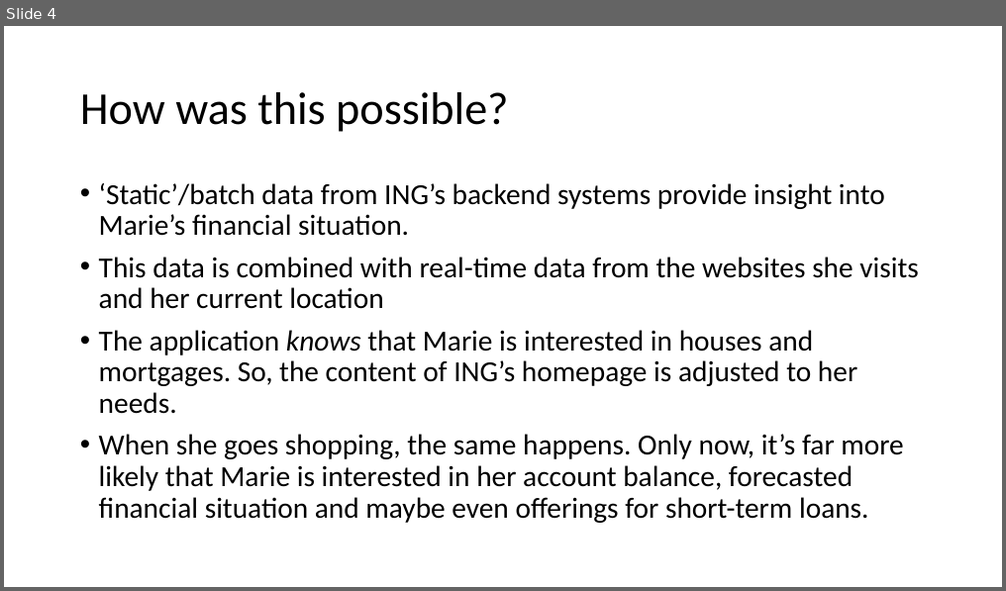
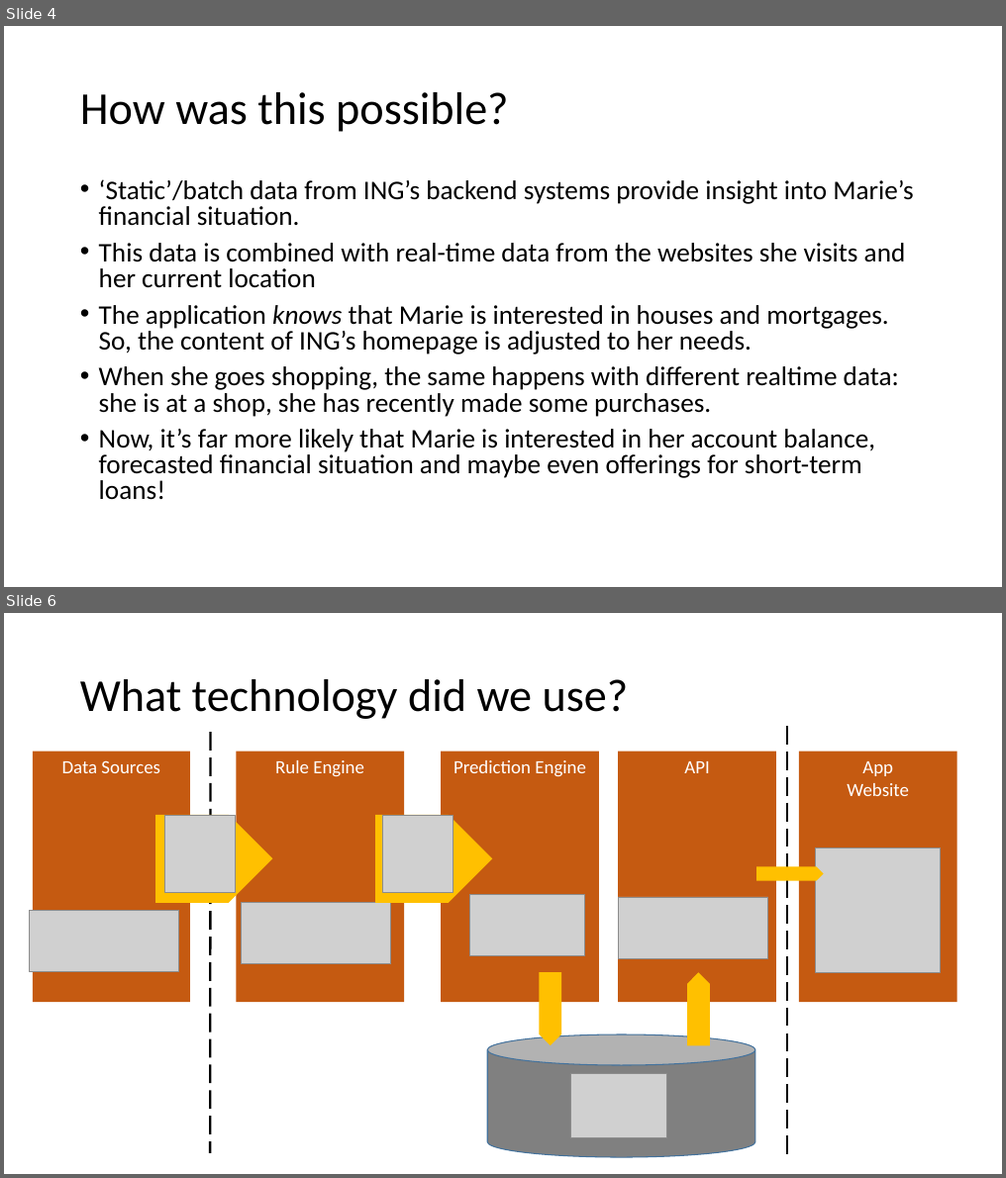
Before and after one commit to geerdink/fast-data, a slide deck: presentation/SparkING.pptx. Shown one above the other, each under a label of ours: slide 4 before the commit, slides 4 and 6 after it; the slides between them are not shown. The pictures are 1006x591 and 1006x1178 pixels, drawn with LibreOffice and Linux fonts; fonts in the diff are those of the drawing; grey boxes stand for pictures. Boxes give left, top, right and bottom in pixels: in the first picture for what was removed or moved away, otherwise in the second. Text is boxed around its words. In the diff, an @@ line names an element or a change of style, - is before the commit and + after.

```diff
--- a/presentation/SparkING.pptx
+++ b/presentation/SparkING.pptx
@@ slide 6 added at [4, 613, 1002, 1174], background #FFFFFF @@
@@ title added at [80, 679, 629, 719], 44 pt, text #000000 @@
+What technology did we use?
@@ line added from (788, 726) to (788, 1159), #000000 2.25 pt dashed @@
@@ rectangle added at [33, 752, 190, 1002], fill #C55A11, 18 pt, text #FFFFFF @@
+Data Sources
@@ line added from (211, 732) to (210, 1154), #000000 2.25 pt dashed @@
@@ rectangle added at [236, 752, 404, 1002], fill #C55A11, 18 pt, text #FFFFFF @@
+Rule Engine
@@ rectangle added at [442, 752, 599, 1002], fill #C55A11, 18 pt, text #FFFFFF @@
+Prediction Engine
@@ rectangle added at [618, 752, 776, 1002], fill #C55A11, 18 pt, text #FFFFFF @@
+API
@@ rectangle added at [799, 752, 957, 1002], fill #C55A11, 18 pt, text #FFFFFF @@
+App
+Website
@@ pentagon arrow added at [156, 815, 272, 903], fill #FFC000 @@
@@ picture added at [165, 816, 236, 893] @@
@@ pentagon arrow added at [375, 815, 492, 903], fill #FFC000 @@
@@ picture added at [382, 816, 452, 893] @@
@@ picture added at [816, 848, 941, 973] @@
@@ pentagon arrow added at [757, 866, 824, 881], fill #FFC000 @@
@@ picture added at [242, 903, 391, 964] @@
@@ picture added at [469, 894, 585, 956] @@
@@ picture added at [619, 897, 768, 959] @@
@@ picture added at [30, 910, 179, 971] @@
@@ pentagon arrow added at [540, 972, 561, 1046], fill #FFC000 @@
@@ pentagon arrow added at [687, 972, 710, 1046], fill #FFC000 @@
@@ cylinder added at [487, 1035, 755, 1158], fill #808080, outline #43739E 1 pt @@
@@ picture added at [570, 1074, 666, 1139] @@
@@ slide 4 changed as well @@
@@ text at [99, 179, 913, 355]: size 28 to 25.9 pt in "‘Static’/batch data from ING’s backend systems provide ...", "This data is combined with real-time data ...", "The application knows that Marie is interested ..."; line spacing 0.9 to 0.8 @@
@@ text at [99, 367, 899, 500]: text changed; size 28 to 25.9 pt @@
-• When she goes shopping, the same happens. Only now, it’s far more likely that Marie is interested in her account balance, forecasted financial situation and maybe even offerings for short-term loans.
+• When she goes shopping, the same happens with different realtime data: she is at a shop, she has recently made some purchases.
+• Now, it’s far more likely that Marie is interested in her account balance, forecasted financial situation and maybe even offerings for short-term loans!
```
Also in this commit, not shown: 3 other slides changed, 2 other slides added, 1 slide removed.
